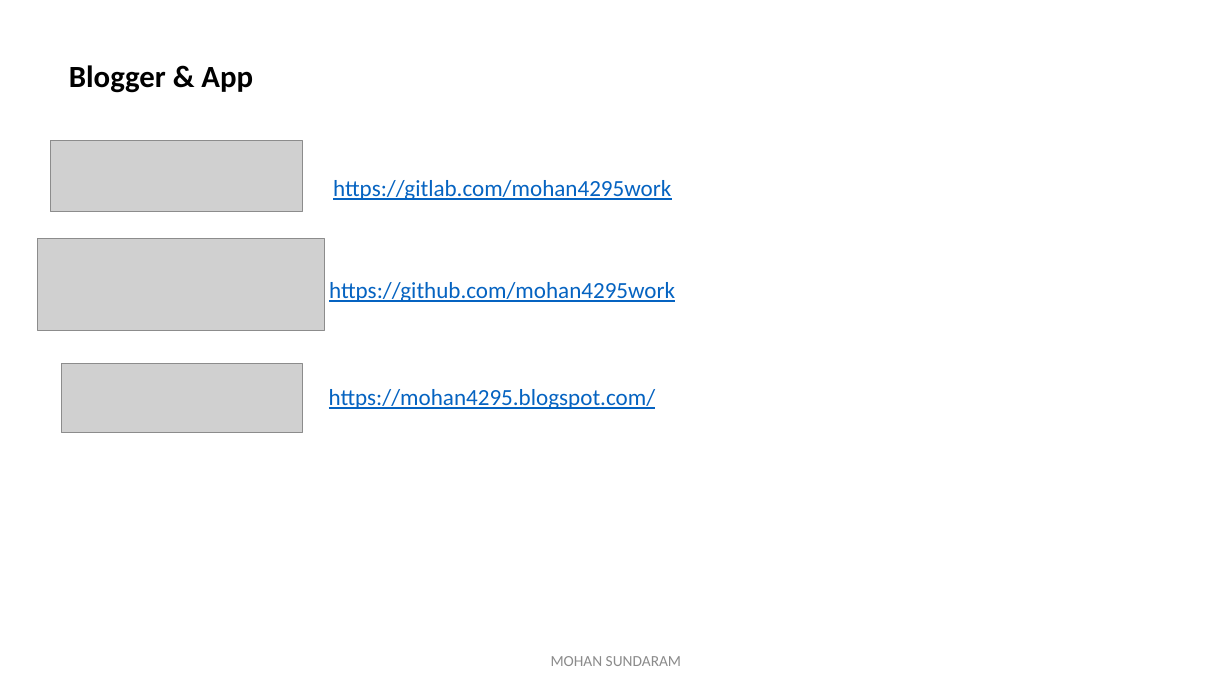
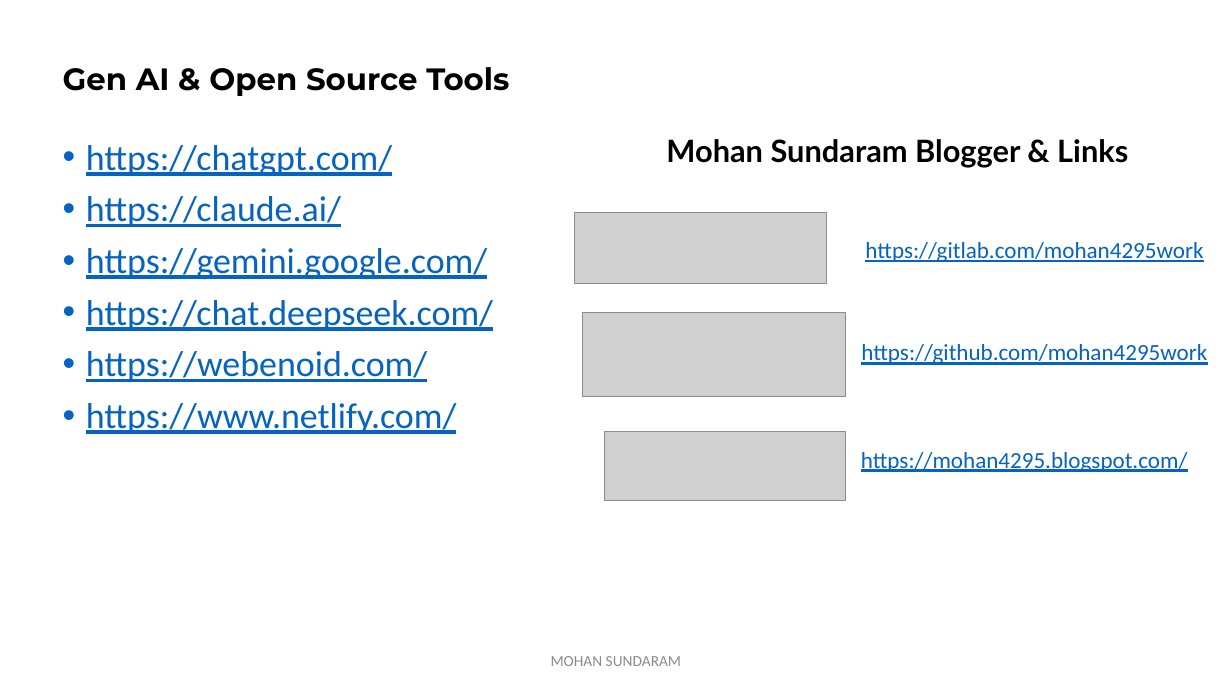
Before and after one commit to mohan4295work/Doc, a slide deck: slide 13 of Artificial Intelligence.pptx (slide 7 before the commit). Drawn at 1232x693 pixels with LibreOffice and Linux fonts; fonts in the diff are those of the drawing; grey boxes stand for pictures. Boxes give left, top, right and bottom in pixels: in the first picture for what was removed or moved away, otherwise in the second. Text is boxed around its words. In the diff, an @@ line names an element or a change of style, - is before the commit and + after.

```diff
--- a/Artificial Intelligence.pptx
+++ b/Artificial Intelligence.pptx
@@ text added at (x1=63, y1=67, x2=509, y2=96), 24 pt, text #000000, bold @@
+Gen AI & Open Source Tools
@@ text added at (x1=86, y1=145, x2=493, y2=434), 28 pt, text #0563C1, underline @@
+• https://chatgpt.com/
+• https://claude.ai/
+• https://gemini.google.com/
+• https://chat.deepseek.com/
+• https://webenoid.com/
+• https://www.netlify.com/
@@ title at (x1=666, y1=139, x2=1128, y2=168): text changed; font Calibri to Lato @@
-Blogger & App
+Mohan Sundaram Blogger & Links
@@ picture moved from (x1=50, y1=140, x2=302, y2=212) to (x1=574, y1=212, x2=826, y2=283) @@
@@ text "https://gitlab.com/mohan4295work" moved from (x1=333, y1=180, x2=671, y2=200) to (x1=865, y1=242, x2=1203, y2=262) @@
@@ picture resized from (x1=37, y1=238, x2=323, y2=330) to (x1=583, y1=312, x2=846, y2=396) @@
@@ text "https://github.com/mohan4295work" moved from (x1=329, y1=282, x2=675, y2=302) to (x1=861, y1=344, x2=1207, y2=365) @@
@@ picture moved from (x1=61, y1=364, x2=302, y2=433) to (x1=604, y1=432, x2=846, y2=501) @@
@@ text "https://mohan4295.blogspot.com/" moved from (x1=329, y1=389, x2=656, y2=409) to (x1=861, y1=452, x2=1188, y2=472) @@
```
Also in this commit, not shown: 5 other slides changed, 7 slides added, 1 slide removed.
